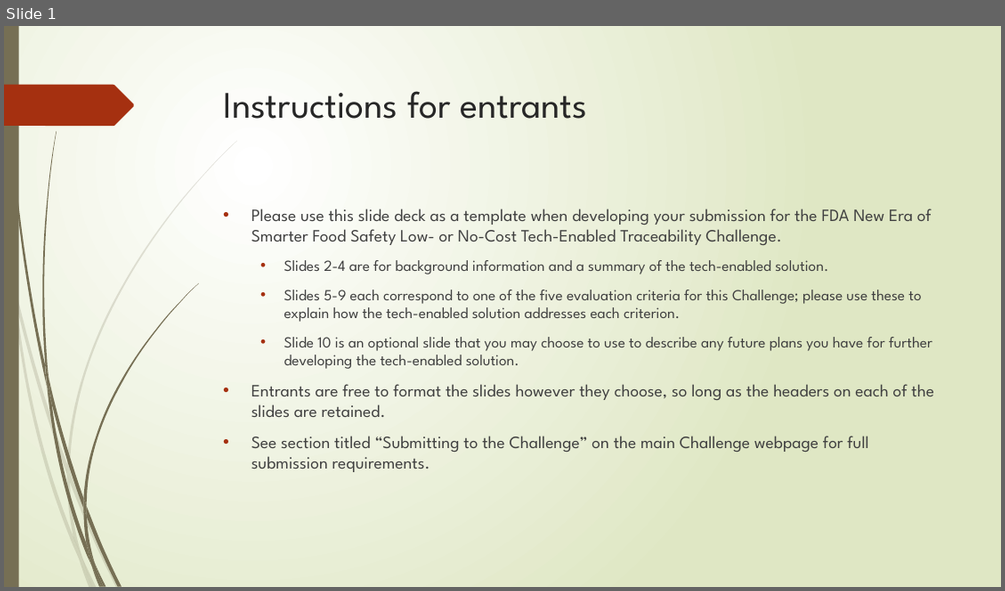
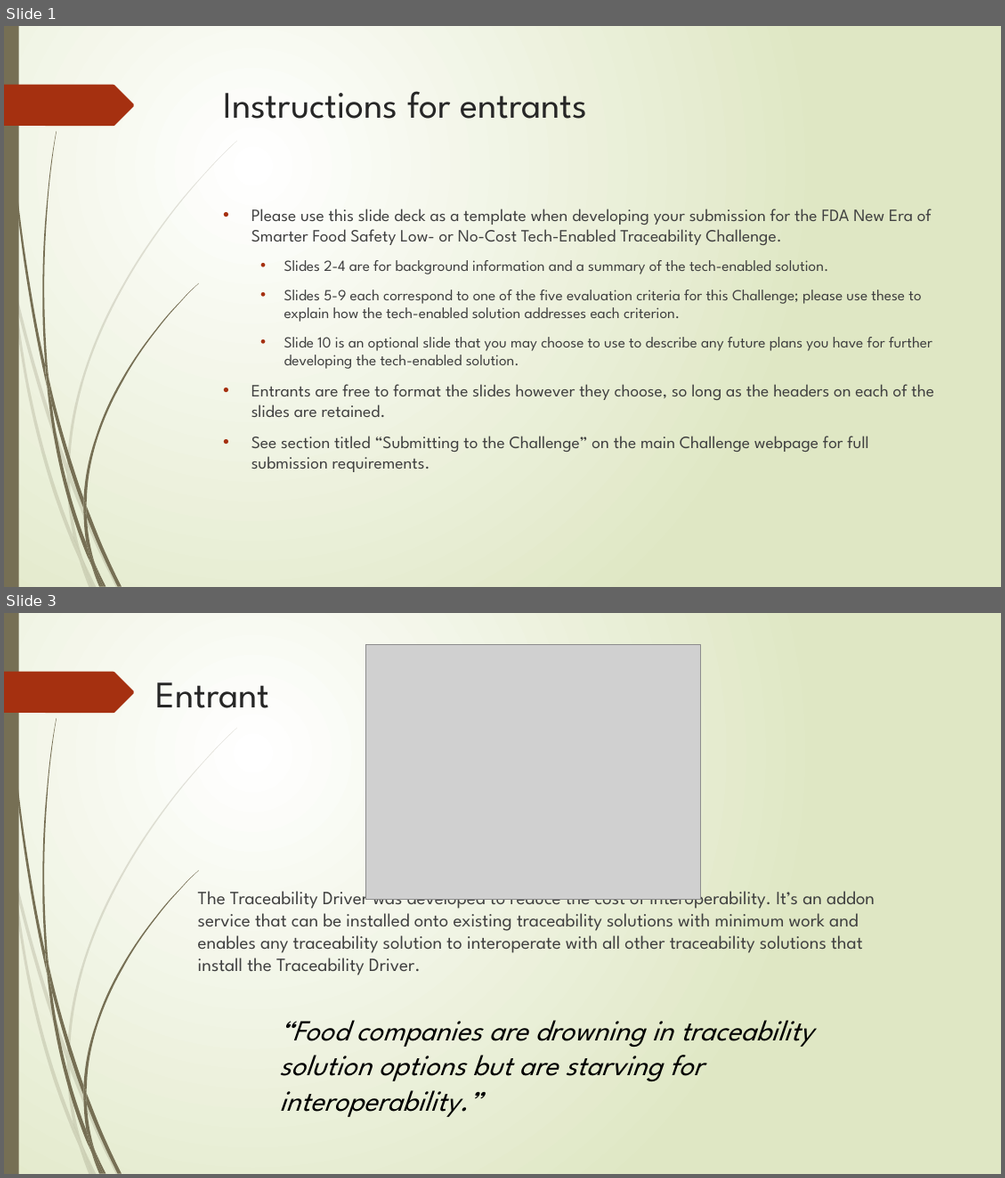
Before and after one commit to TraceabilityInternet/TraceabilityDriver, a slide deck: FDAPresentation.pptx. Shown one above the other, each under a label of ours: slide 1 before the commit, slides 1 and 3 after it; the slides between them are not shown. The pictures are 1005x591 and 1005x1178 pixels, drawn with LibreOffice and Linux fonts; fonts in the diff are those of the drawing; grey boxes stand for pictures. Boxes give left, top, right and bottom in pixels: in the first picture for what was removed or moved away, otherwise in the second. Text is boxed around its words. In the diff, an @@ line names an element or a change of style, - is before the commit and + after.

Commit message:
Continued working on the driver to get it ready for the FDA presentation.

```diff
--- a/FDAPresentation.pptx
+++ b/FDAPresentation.pptx
@@ slide 3 added at <box>4,613,1001,1174</box>, background gradient #FFFFFF to #DFE8C4; not listed: 24 template elements that a slide beside it also shows @@
@@ picture added at <box>366,644,700,899</box> @@
@@ title added at <box>155,682,269,708</box>, 36 pt, text #262626 @@
+Entrant
@@ text added at <box>198,885,874,975</box>, 18 pt, text #404040 @@
+The Traceability Driver was developed to reduce the cost of interoperability. It’s an addon service that can be installed onto existing traceability solutions with minimum work and enables any traceability solution to interoperate with all other traceability solutions that install the Traceability Driver.
@@ text added at <box>279,1020,813,1117</box>, 28 pt, text #000000, italic @@
+“Food companies are drowning in traceability solution options but are starving for interoperability.”
```
Also in this commit, not shown: 8 slides changed, 3 other slides added, 1 slide removed, 8 other files.
